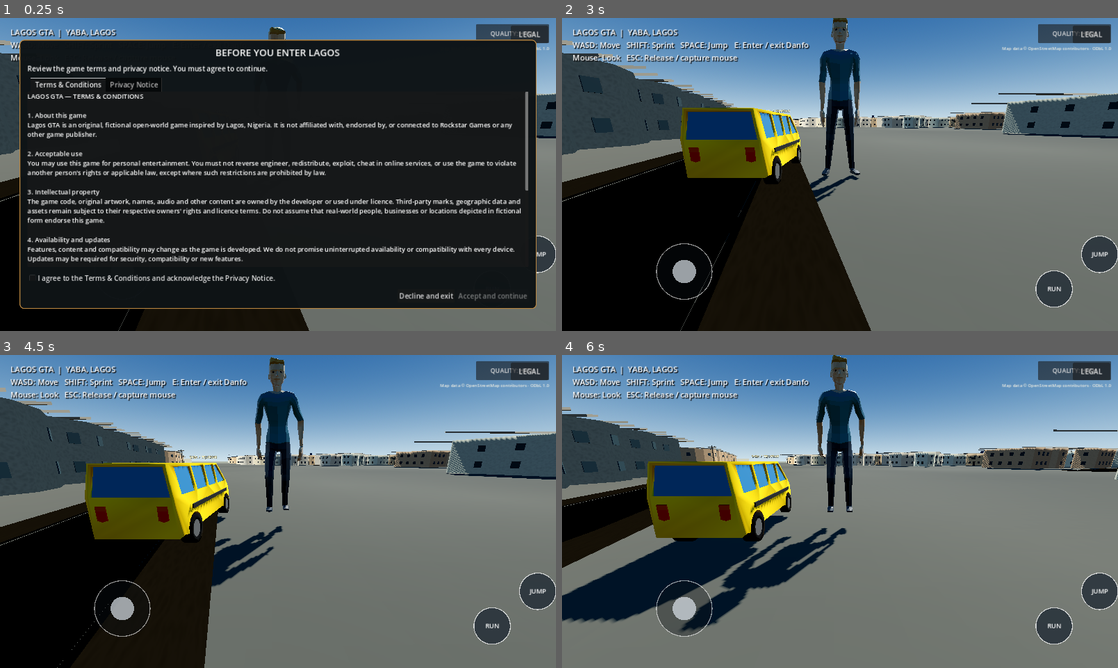
Above: before the commit, frames 1-4 (two rows, left to right).
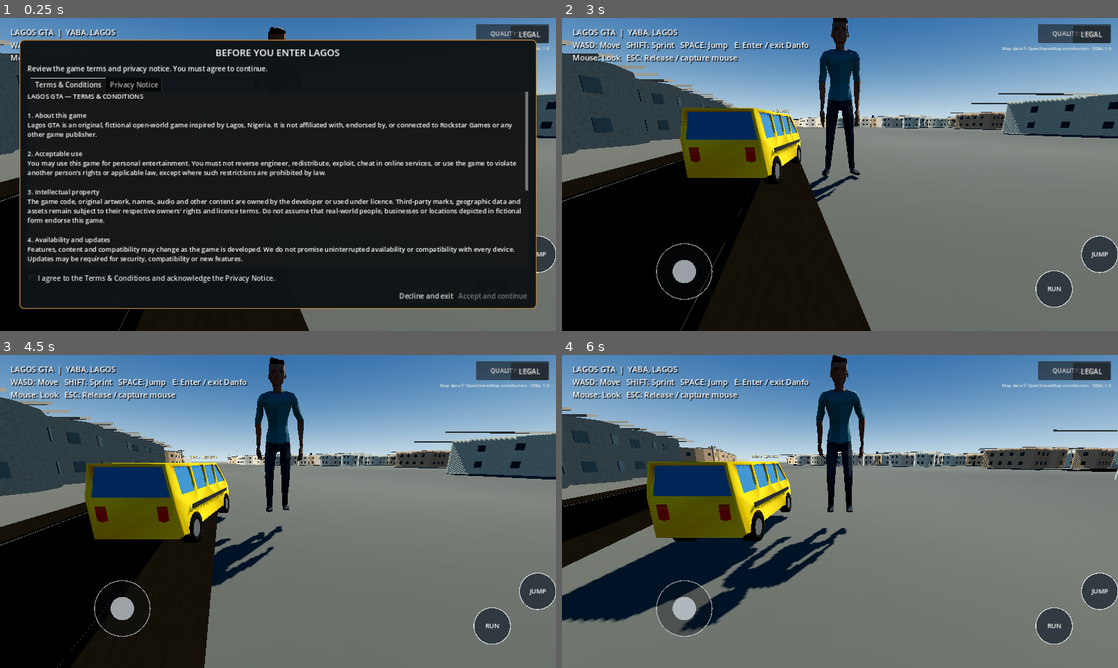
Above: after the commit, the same moments.

Repository: johnAyodele1/lagos-gta
Game: Godot game, scene res://scenes/main.tscn
Two runs of this game, one before a commit and one after it. Both use one fixed random seed, a clock stepped at 60 frames per second and the inputs below.
Inputs (mouse positions are in pixels of both pictures, inside the frame that each line leads up to):
- Up to frame 1 (0.25 s): no input
- Up to frame 2 (3 s): click "QUALITY: HIGH" at 0.5 s; click "LEGAL" at 1.25 s; click "I agree to the Terms & Condit…" at 2 s; click "Accept and continue" at 2.75 s
- Up to frame 3 (4.5 s): tap Enter at 3.5 s; move the mouse to (305, 511) at 3.52 s; hold Shift 3.53-4.28 s; hold W from 3.53 s (still down); tap Space at 3.77 s; move the mouse to (250, 511) at 4.27 s; tap E at 4.35 s
- Up to frame 4 (6 s): keep holding W; tap Space at 4.52 s; move the mouse to (851, 505) at 5.02 s; hold Shift 5.03-5.78 s; move the mouse to (834, 517) at 5.77 s; tap E at 5.85 s

The runs differ from the first frame. In frame 1, 0.1% of the frame differs, in the area x 48-52%, y 2-7%; in frame 2, 0.7%, in the area x 46-54%, y 0-50%; in frame 3, 0.6%; in frame 4, 0.6%.

Commit message:
fix: assign explicit mobile-safe materials to every player mesh surface

Diff:
--- a/scripts/player_controller.gd
+++ b/scripts/player_controller.gd
@@ -181,28 +181,21 @@
 	return true
 
 func _apply_rigged_character_materials(model: Node3D, shirt_color: Color, skin_color: Color, pants_color: Color) -> void:
+	var palette: Array[Color] = [
+		shirt_color, shirt_color, skin_color, pants_color,
+		Color(0.025, 0.025, 0.025), Color(0.28, 0.27, 0.25),
+		Color(0.025, 0.022, 0.018), Color(0.025, 0.022, 0.018), Color(0.015, 0.012, 0.01)
+	]
 	for node in model.find_children("*", "MeshInstance3D", true, false):
 		var mesh_instance := node as MeshInstance3D
 		if mesh_instance.mesh == null:
 			continue
 		for surface_index in range(mesh_instance.mesh.get_surface_count()):
-			var source_material: Material = mesh_instance.get_active_material(surface_index)
-			if source_material == null:
-				var fallback := StandardMaterial3D.new()
-				fallback.albedo_color = shirt_color if surface_index <= 1 else pants_color if surface_index == 3 else skin_color if surface_index == 2 else Color(0.06, 0.055, 0.05)
-				fallback.roughness = 0.88
-				mesh_instance.set_surface_override_material(surface_index, fallback)
-				continue
-			if not source_material is StandardMaterial3D:
-				continue
-			var material := (source_material as StandardMaterial3D).duplicate() as StandardMaterial3D
-			var material_name := source_material.resource_name.to_lower()
-			if material_name.contains("shirt") or surface_index <= 1:
-				material.albedo_color = shirt_color
-				mesh_instance.set_surface_override_material(surface_index, material)
-			elif material_name.contains("pants") or surface_index == 3:
-				material.albedo_color = pants_color
-				mesh_instance.set_surface_override_material(surface_index, material)
+			var material := StandardMaterial3D.new()
+			material.albedo_color = palette[mini(surface_index, palette.size() - 1)]
+			material.roughness = 0.88
+			mesh_instance.set_surface_override_material(surface_index, material)
+
 
 func _build_camera_rig() -> void:
 	# SpringArm3D keeps the third-person camera outside mapped walls and vehicles.
